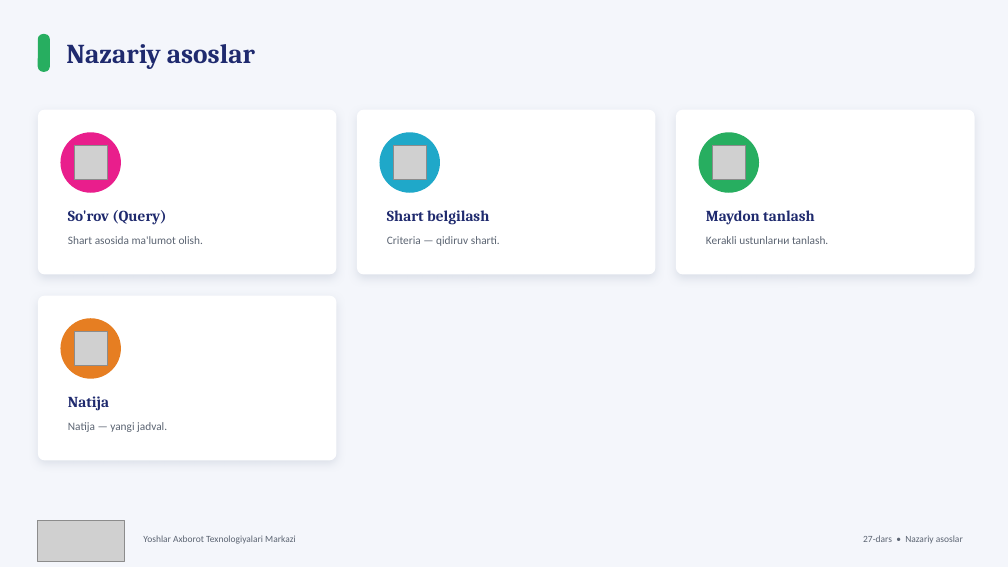
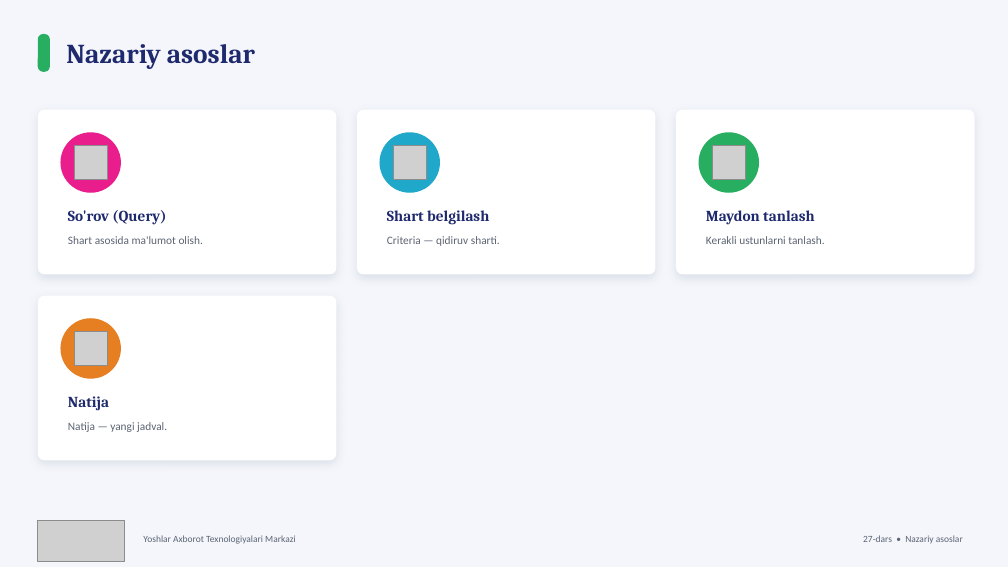
Before and after one commit to Xusanbek0039/kompyuter_savodxonligi_it_shaharcha, a slide deck: slide 3 of 27-dars - Sodda bazalar yaratish va so'rovlar/27-dars - Slayd.pptx. Drawn at 1008x567 pixels with LibreOffice and Linux fonts; fonts in the diff are those of the drawing; grey boxes stand for pictures. Boxes give left, top, right and bottom in pixels: in the first picture for what was removed or moved away, otherwise in the second. Text is boxed around its words. In the diff, an @@ line names an element or a change of style, - is before the commit and + after.

```diff
--- a/27-dars - Sodda bazalar yaratish va so'rovlar/27-dars - Slayd.pptx
+++ b/27-dars - Sodda bazalar yaratish va so'rovlar/27-dars - Slayd.pptx
@@ text at [706,236,824,244]: text changed @@
-Kerakli ustunlarни tanlash.
+Kerakli ustunlarni tanlash.
```
Also in this commit, not shown: 2 other slides changed, 34 other files.
